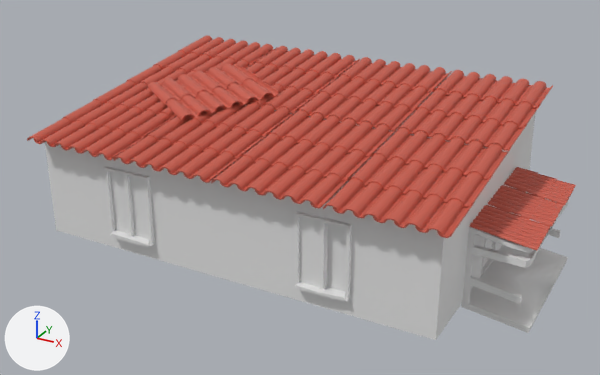
Two versions of the FBX model Assets/Models/Another house.fbx, one commit apart.
The view is the same before and after, from a 50 mm lens placed at (13.18, -20.07, 11.2), pointed at (1.95, 0.34, 0.99). Lighting does not change. The marker at lower left points along +X, +Y and +Z.

Objects in the first picture: 'Roof.005'.
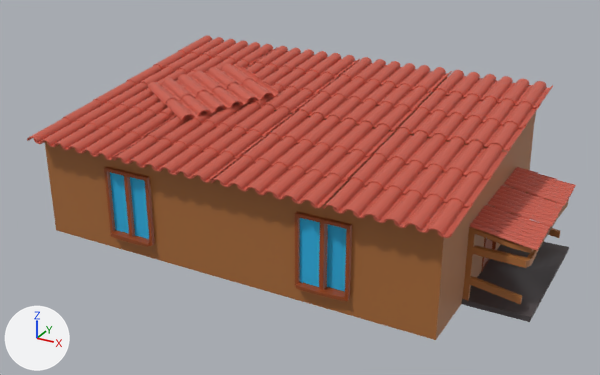
Where the change shows, as pixel boxes [x1, y1, x2, y2] in the pictures (600 x 375 px; the box of a moved part takes in the faces that stretch with it):
'Roof.005', recoloured, reshaped (grey to brown): [27, 35, 576, 340] in both
part 1 of me_roof_005, moved or reshaped: before [489, 245, 507, 268]; after [487, 244, 506, 265]
part 2 of me_roof_005, moved or reshaped: before [461, 267, 550, 333]; after [461, 264, 552, 322]
part 3 of me_roof_005, moved or reshaped: before [492, 247, 568, 331]; after [492, 242, 569, 321]
part 4 of me_roof_005, recoloured (grey to brown): [104, 167, 155, 247] in both
part 5 of me_roof_005, recoloured (grey to brown): [295, 211, 352, 302] in both
part 6 of me_roof_005, recoloured (grey to brown): [481, 206, 500, 272] in both
part 7 of me_roof_005, recoloured (grey to cyan): [110, 172, 149, 239] in both
part 8 of me_roof_005, recoloured (grey to cyan): [300, 218, 346, 291] in both

What the commit changed:
Material 'Material' (mat_material) changes colour from white #e7e7e7 to brown #a96b38; in linear values from (0.8, 0.8, 0.8) to (0.397, 0.148, 0.0399).
Material 'Material.002' (mat_material_002) is new.
Its base color is (0.023, 0.455, 0.8) (cyan #2ab4e7).
Material 'Material.003' (mat_material_003) is new.
Its base color is (0.0784, 0.0656, 0.0693) (dark grey #4f484a).
Material 'Material.001' (mat_material_001) is new.
Its base color is (0.311, 0.0635, 0.0126) (brown #97471d).
me_roof_005 is used by ob_roof_005; location (0.0, 0.0, 0.0).
me_roof_005 had 51346 vertices, 49933 faces and spanned x -4.11..9.75, y -4.54..7.11, z -0.36..4.22.
me_roof_005 now has 51346 vertices, 49933 faces and spans x -4.11..9.76, y -4.54..7.11, z -0.01..4.22.
me_roof_005 part 1: 12 of the vertices in x 7.98..8.15, y 0.0..2.08, z -0.15..0.02 are moved by (0.01, -0.07, 0.14).
me_roof_005 part 2: 8 of the vertices in x 7.98..8.15, y -2.08..-1.97, z -0.15..0.02 are moved by (0.01, -0.07, 0.14).
me_roof_005 part 3: all 10 vertices in x 9.73..9.75, y -2.08..2.08, z -0.36..-0.21 are moved by (0.01, -0.07, 0.36).
me_roof_005 part 4: 39 of the faces centred in x -1.74..-0.26, y -4.24..-4.06, z 0.48..2.51 switch from mat_material (white #e7e7e7) to mat_material_001 (brown #97471d).
me_roof_005 part 5: 39 of the faces centred in x 4.26..5.74, y -4.23..-4.01, z 0.49..2.51 switch from mat_material (white #e7e7e7) to mat_material_001 (brown #97471d).
me_roof_005 part 6: 32 of the faces centred in x 7.93..8.03, y -0.55..0.58, z 0.0..1.85 switch from mat_material (white #e7e7e7) to mat_material_001 (brown #97471d).
me_roof_005 part 7: 4 of the faces centred in x -1.35..-0.65, y -4.0, z 1.32..2.24 switch from mat_material (white #e7e7e7) to mat_material_002 (cyan #2ab4e7).
me_roof_005 part 8: 4 of the faces centred in x 4.65..5.35, y -4.03..-3.92, z 1.32..2.24 switch from mat_material (white #e7e7e7) to mat_material_002 (cyan #2ab4e7).
me_roof_005 now uses material mat_material_003 (dark grey #4f484a).
